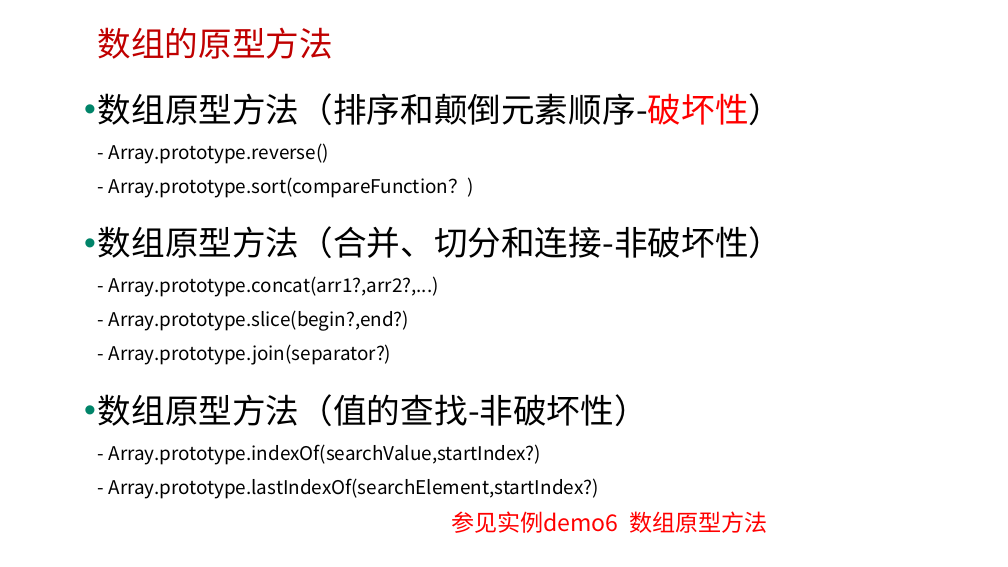
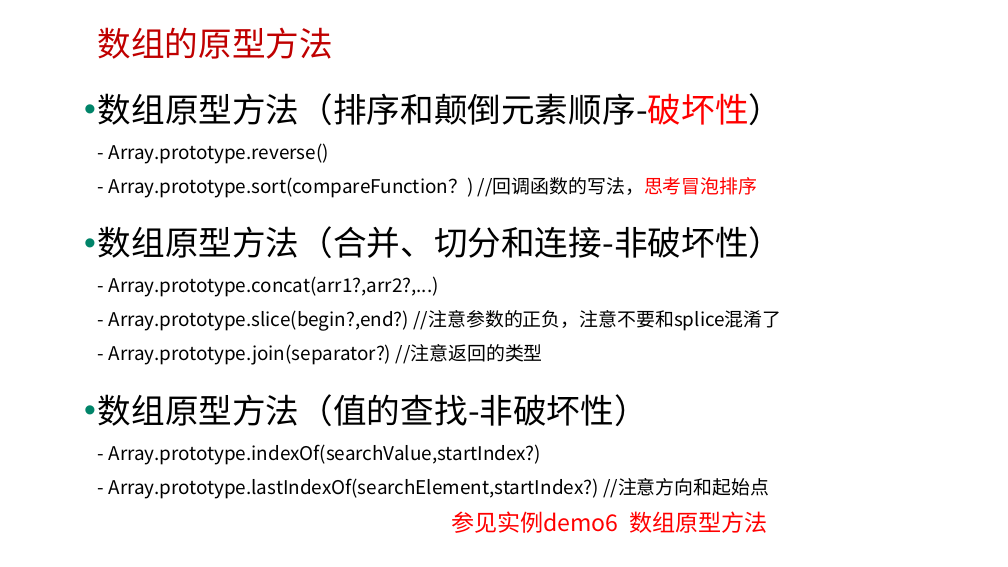
Before and after one commit to edu2act/course-javascript-advanced, a slide deck: slide 12 of 课程PPT/09.JavaScript标准内置对象-构造器（Array、Date、Error等）.pptx. Drawn at 1008x567 pixels with LibreOffice and Linux fonts; fonts in the diff are those of the drawing; background and template pictures are left out. Boxes give left, top, right and bottom in pixels: in the first picture for what was removed or moved away, otherwise in the second. Text is boxed around its words. In the diff, an @@ line names an element or a change of style, - is before the commit and + after.

```diff
--- a/课程PPT/09.JavaScript标准内置对象-构造器（Array、Date、Error等）.pptx
+++ b/课程PPT/09.JavaScript标准内置对象-构造器（Array、Date、Error等）.pptx
@@ text at (98, 93, 782, 499): text changed @@
-• 数组原型方法（排序和颠倒元素顺序-破坏性）
-  - Array.prototype.reverse()
-  - Array.prototype.sort(compareFunction？)
-• 数组原型方法（合并、切分和连接-非破坏性）
-  - Array.prototype.concat(arr1?,arr2?,...)
-  - Array.prototype.slice(begin?,end?)
-  - Array.prototype.join(separator?)
-• 数组原型方法（值的查找-非破坏性）
-  - Array.prototype.indexOf(searchValue,startIndex?)
-  - Array.prototype.lastIndexOf(searchElement,startIndex?)
+• 数组原型方法（排序和颠倒元素顺序-破坏性）
+  - Array.prototype.reverse()
+  - Array.prototype.sort(compareFunction？) //回调函数的写法，思考冒泡排序
+• 数组原型方法（合并、切分和连接-非破坏性）
+  - Array.prototype.concat(arr1?,arr2?,...)
+  - Array.prototype.slice(begin?,end?) //注意参数的正负，注意不要和splice混淆了
+  - Array.prototype.join(separator?) //注意返回的类型
+• 数组原型方法（值的查找-非破坏性）
+  - Array.prototype.indexOf(searchValue,startIndex?)
+  - Array.prototype.lastIndexOf(searchElement,startIndex?) //注意方向和起始点
```
Also in this commit, not shown: 6 other slides changed, 7 other files.
